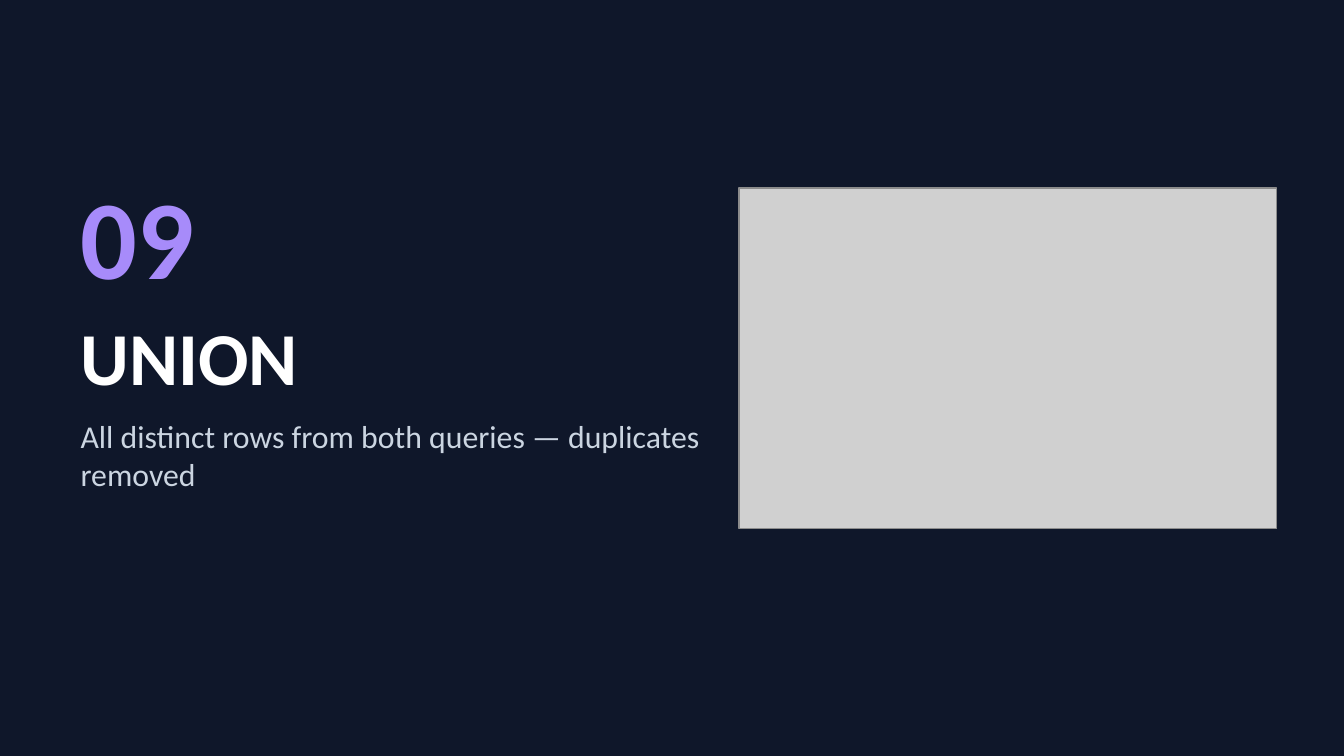
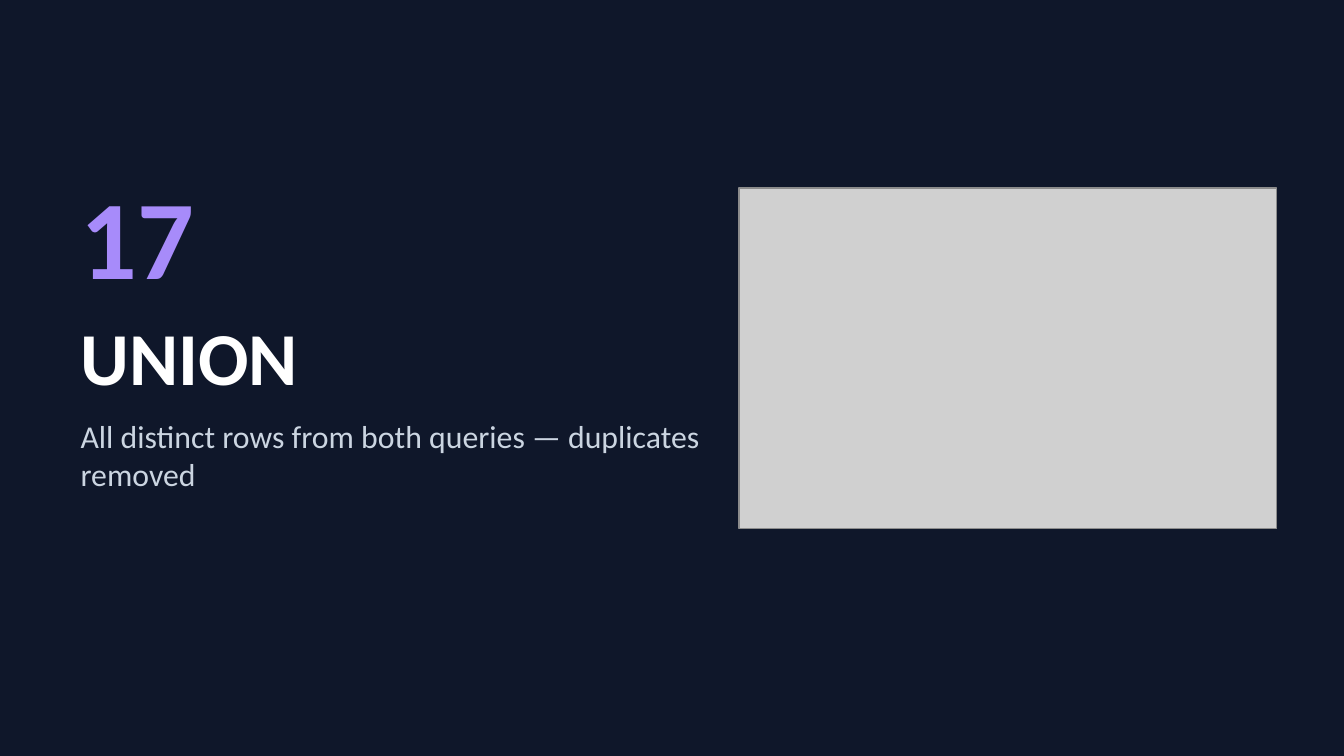
Before and after one commit to GreenwaysTechnology/icicibank_data_sql_reds_kafka, a slide deck: slide 87 of Module_03_Advanced_SQL_Queries/SQL_Joins_Basics.pptx (slide 53 before the commit). Drawn at 1344x756 pixels with LibreOffice and Linux fonts; fonts in the diff are those of the drawing; grey boxes stand for pictures. Boxes give left, top, right and bottom in pixels: in the first picture for what was removed or moved away, otherwise in the second. Text is boxed around its words. In the diff, an @@ line names an element or a change of style, - is before the commit and + after.

```diff
--- a/Module_03_Advanced_SQL_Queries/SQL_Joins_Basics.pptx
+++ b/Module_03_Advanced_SQL_Queries/SQL_Joins_Basics.pptx
@@ text at (81,206,194,279): text changed @@
-09
+17
```
Also in this commit, not shown: 4 other slides changed, 34 slides added.
